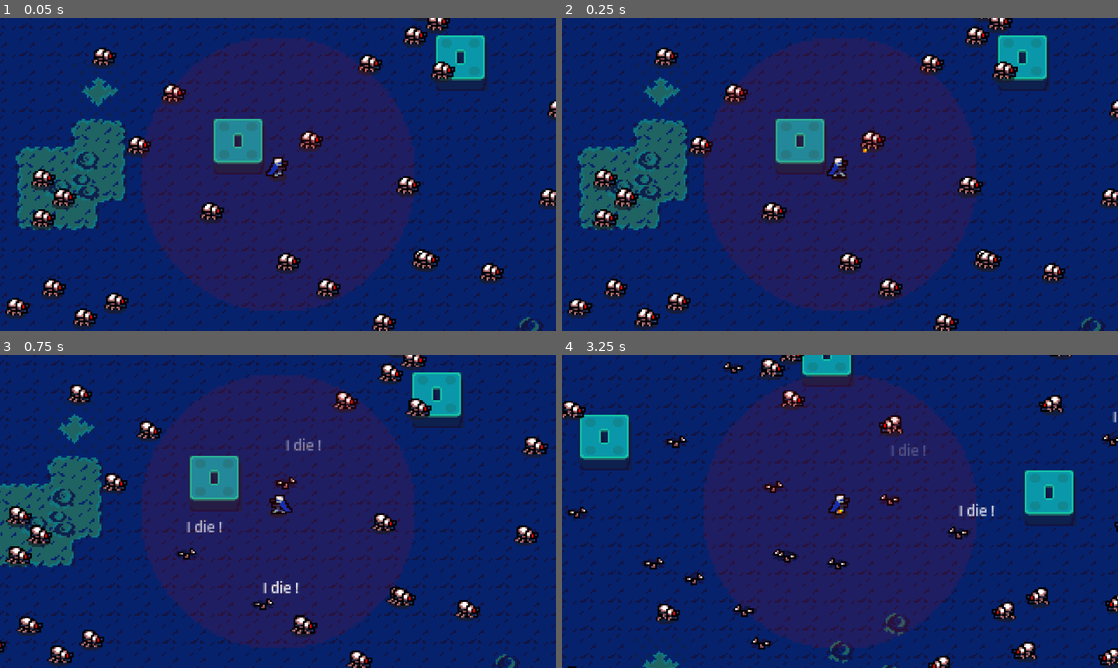
Above: before the commit, frames 1-4 (two rows, left to right).
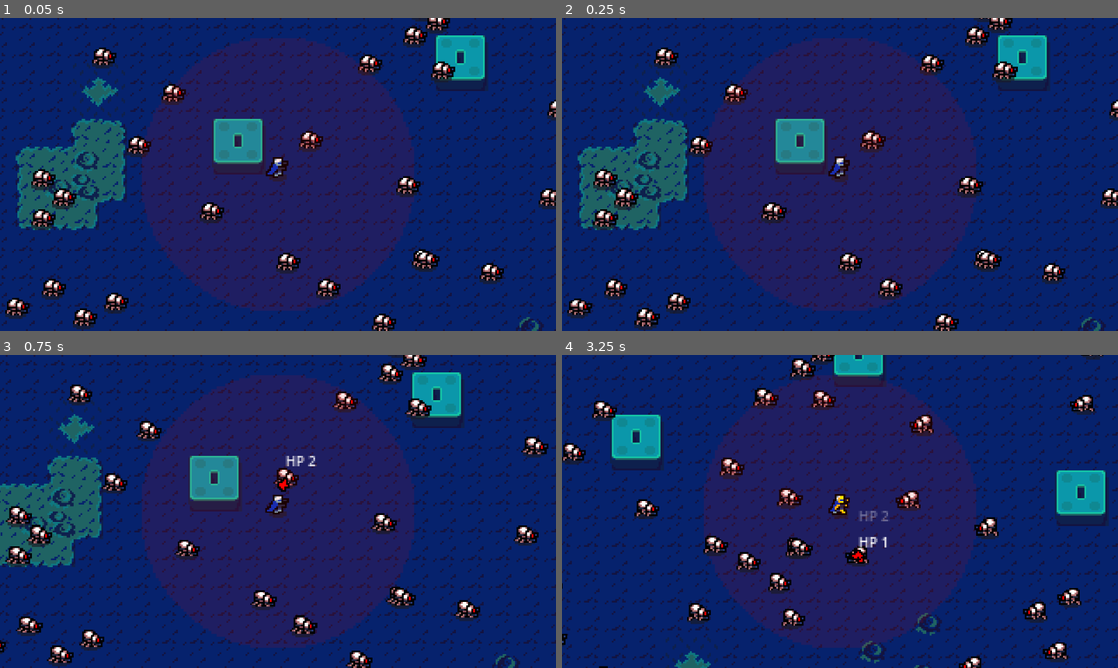
Above: after the commit, the same moments.

Repository: CmdZOD-Git/edf
Game: Godot game, scene res://main.tscn
The game is run twice, just before and just after one commit, with the same random seed, the same clock (stepped at 60 frames per second) and the same inputs.
Inputs:
- Up to frame 1 (0.05 s): no input
- Up to frame 2 (0.25 s): no input
- Up to frame 3 (0.75 s): hold D (right) from 0.53 s (still down)
- Up to frame 4 (3.25 s): release D (right) at 1.28 s; hold S (down) 1.28-2.03 s; hold D (right) 2.03-2.78 s; hold W (up) from 2.78 s (still down)

Frame 1 is identical in both runs. In frame 2, 0.1% of the frame differs, in the area x 47-55%, y 41-52%; in frame 3, 1.3%; in frame 4, 26%, in the area x 0-100%, y 0-100%.

Commit message:
hit spark implemented

Diff:
--- a/ActorStat/scarab_lv1.tres
+++ b/ActorStat/scarab_lv1.tres
@@ -6,8 +6,9 @@
 [resource]
 script = ExtResource("1_1x4xp")
 is_player = false
-terrain_collide = true
+terrain_collide = false
 can_grab = false
 speed = 10.0
-max_hitpoint = 100.0
+max_hitpoint = 3.0
+current_hitpoint = 0.0
 sprite_frame = ExtResource("2_gcg8l")
--- a/SpriteFrame/impact.tres
+++ b/SpriteFrame/impact.tres
@@ -77,6 +77,46 @@
 atlas = ExtResource("2_p4cpu")
 region = Rect2(160, 0, 32, 32)
 
+[sub_resource type="AtlasTexture" id="AtlasTexture_ib3jj"]
+atlas = ExtResource("5_4ktjh")
+region = Rect2(0, 0, 8, 8)
+
+[sub_resource type="AtlasTexture" id="AtlasTexture_j3tvs"]
+atlas = ExtResource("5_4ktjh")
+region = Rect2(8, 0, 8, 8)
+
+[sub_resource type="AtlasTexture" id="AtlasTexture_5hv3s"]
+atlas = ExtResource("5_4ktjh")
+region = Rect2(16, 0, 8, 8)
+
+[sub_resource type="AtlasTexture" id="AtlasTexture_xp2oc"]
+atlas = ExtResource("5_4ktjh")
+region = Rect2(24, 0, 8, 8)
+
+[sub_resource type="AtlasTexture" id="AtlasTexture_ohinf"]
+atlas = ExtResource("5_4ktjh")
+region = Rect2(32, 0, 8, 8)
+
+[sub_resource type="AtlasTexture" id="AtlasTexture_dd65l"]
+atlas = ExtResource("5_4ktjh")
+region = Rect2(40, 0, 8, 8)
+
+[sub_resource type="AtlasTexture" id="AtlasTexture_4w37q"]
+atlas = ExtResource("5_4ktjh")
+region = Rect2(48, 0, 8, 8)
+
+[sub_resource type="AtlasTexture" id="AtlasTexture_67o14"]
+atlas = ExtResource("5_4ktjh")
+region = Rect2(56, 0, 8, 8)
+
+[sub_resource type="AtlasTexture" id="AtlasTexture_cm3co"]
+atlas = ExtResource("5_4ktjh")
+region = Rect2(64, 0, 8, 8)
+
+[sub_resource type="AtlasTexture" id="AtlasTexture_p0hlg"]
+atlas = ExtResource("5_4ktjh")
+region = Rect2(72, 0, 8, 8)
+
 [sub_resource type="AtlasTexture" id="AtlasTexture_knuqi"]
 atlas = ExtResource("1_c52sx")
 region = Rect2(0, 0, 8, 8)
@@ -124,46 +164,6 @@
 [sub_resource type="AtlasTexture" id="AtlasTexture_fxk1o"]
 atlas = ExtResource("4_anpes")
 region = Rect2(40, 0, 8, 8)
-
-[sub_resource type="AtlasTexture" id="AtlasTexture_ib3jj"]
-atlas = ExtResource("5_4ktjh")
-region = Rect2(0, 0, 8, 8)
-
-[sub_resource type="AtlasTexture" id="AtlasTexture_j3tvs"]
-atlas = ExtResource("5_4ktjh")
-region = Rect2(8, 0, 8, 8)
-
-[sub_resource type="AtlasTexture" id="AtlasTexture_5hv3s"]
-atlas = ExtResource("5_4ktjh")
-region = Rect2(16, 0, 8, 8)
-
-[sub_resource type="AtlasTexture" id="AtlasTexture_xp2oc"]
-atlas = ExtResource("5_4ktjh")
-region = Rect2(24, 0, 8, 8)
-
-[sub_resource type="AtlasTexture" id="AtlasTexture_ohinf"]
-atlas = ExtResource("5_4ktjh")
-region = Rect2(32, 0, 8, 8)
-
-[sub_resource type="AtlasTexture" id="AtlasTexture_dd65l"]
-atlas = ExtResource("5_4ktjh")
-region = Rect2(40, 0, 8, 8)
-
-[sub_resource type="AtlasTexture" id="AtlasTexture_4w37q"]
-atlas = ExtResource("5_4ktjh")
-region = Rect2(48, 0, 8, 8)
-
-[sub_resource type="AtlasTexture" id="AtlasTexture_67o14"]
-atlas = ExtResource("5_4ktjh")
-region = Rect2(56, 0, 8, 8)
-
-[sub_resource type="AtlasTexture" id="AtlasTexture_cm3co"]
-atlas = ExtResource("5_4ktjh")
-region = Rect2(64, 0, 8, 8)
-
-[sub_resource type="AtlasTexture" id="AtlasTexture_p0hlg"]
-atlas = ExtResource("5_4ktjh")
-region = Rect2(72, 0, 8, 8)
 
 [sub_resource type="AtlasTexture" id="AtlasTexture_kpcyf"]
 atlas = ExtResource("6_wxqci")
@@ -319,6 +319,41 @@
 "loop": false,
 "name": &"big_fragment",
 "speed": 7.0
+}, {
+"frames": [{
+"duration": 1.0,
+"texture": SubResource("AtlasTexture_ib3jj")
+}, {
+"duration": 1.0,
+"texture": SubResource("AtlasTexture_j3tvs")
+}, {
+"duration": 1.0,
+"texture": SubResource("AtlasTexture_5hv3s")
+}, {
+"duration": 1.0,
+"texture": SubResource("AtlasTexture_xp2oc")
+}, {
+"duration": 1.0,
+"texture": SubResource("AtlasTexture_ohinf")
+}, {
+"duration": 1.0,
+"texture": SubResource("AtlasTexture_dd65l")
+}, {
+"duration": 1.0,
+"texture": SubResource("AtlasTexture_4w37q")
+}, {
+"duration": 1.0,
+"texture": SubResource("AtlasTexture_67o14")
+}, {
+"duration": 1.0,
+"texture": SubResource("AtlasTexture_cm3co")
+}, {
+"duration": 1.0,
+"texture": SubResource("AtlasTexture_p0hlg")
+}],
+"loop": false,
+"name": &"bullet_impact",
+"speed": 10.0
 }, {
 "frames": [{
 "duration": 1.0,
@@ -368,41 +403,6 @@
 }, {
 "frames": [{
 "duration": 1.0,
-"texture": SubResource("AtlasTexture_ib3jj")
-}, {
-"duration": 1.0,
-"texture": SubResource("AtlasTexture_j3tvs")
-}, {
-"duration": 1.0,
-"texture": SubResource("AtlasTexture_5hv3s")
-}, {
-"duration": 1.0,
-"texture": SubResource("AtlasTexture_xp2oc")
-}, {
-"duration": 1.0,
-"texture": SubResource("AtlasTexture_ohinf")
-}, {
-"duration": 1.0,
-"texture": SubResource("AtlasTexture_dd65l")
-}, {
-"duration": 1.0,
-"texture": SubResource("AtlasTexture_4w37q")
-}, {
-"duration": 1.0,
-"texture": SubResource("AtlasTexture_67o14")
-}, {
-"duration": 1.0,
-"texture": SubResource("AtlasTexture_cm3co")
-}, {
-"duration": 1.0,
-"texture": SubResource("AtlasTexture_p0hlg")
-}],
-"loop": false,
-"name": &"impact",
-"speed": 10.0
-}, {
-"frames": [{
-"duration": 1.0,
 "texture": SubResource("AtlasTexture_kpcyf")
 }, {
 "duration": 1.0,
--- a/actor.tscn
+++ b/actor.tscn
@@ -13,6 +13,7 @@
 can_grab = false
 speed = 25.0
 max_hitpoint = 10.0
+current_hitpoint = 0.0
 
 [sub_resource type="RectangleShape2D" id="RectangleShape2D_jk2l3"]
 size = Vector2(13, 7)
--- a/actor_class.gd
+++ b/actor_class.gd
@@ -1,6 +1,6 @@
 class_name Actor extends CharacterBody2D
 
-@export var actor_stat:ActorStat = ActorStat.new()
+@export var actor_stat:ActorStat
 @onready var control_manager = $ControlManager
 @onready var collision_box:CollisionShape2D = $CollisionBox
 @onready var animation_manager:AnimatedSprite2D = $AnimatedSprite2D
@@ -13,6 +13,7 @@
 signal projectile_hit(projectile)
 
 func _ready() -> void:
+	actor_stat.current_hitpoint = actor_stat.max_hitpoint
 
 	projectile_hit.connect(on_hit)
 	actor_radio.connect(on_radio)
@@ -52,7 +53,7 @@
 	# Spriteframe
 		animation_manager.sprite_frames = actor_stat.sprite_frame
 
-func _physics_process(_delta: float) -> void:
+func _process(_delta: float) -> void:
 	if not control_manager or not control_manager.direction:
 		direction = Vector2.ZERO
 	else:
@@ -63,8 +64,8 @@
 	else:
 		velocity = Vector2.ZERO
 
+	velocity = velocity
 	move_and_slide()
-	#global_position += velocity
 
 func on_radio(data) -> void:
 	match data.type:
@@ -93,7 +94,8 @@
 
 func take_damage(damage:float) -> void:
 	actor_stat.current_hitpoint -= damage
-	if actor_stat.current_hitpoint < 0:
+	print("hitto")
+	if actor_stat.current_hitpoint <= 0:
 		text_toast("I die !")
 		actor_radio.emit({"type" : "status" , "status" : "dead" })
 	else:
--- a/actor_stat.gd
+++ b/actor_stat.gd
@@ -5,10 +5,7 @@
 @export var can_grab:bool = false
 
 @export var speed:float = 25
-@export var max_hitpoint:float = 10.0
-var current_hitpoint:float
+@export var max_hitpoint:float = 10
+@export var current_hitpoint:float
 
 @export var sprite_frame:SpriteFrames = load("res://SpriteFrame/squadleader_spriteframe.tres")
-
-func _ready() -> void:
-	current_hitpoint = max_hitpoint
--- /dev/null
+++ b/doodad.gd
@@ -0,0 +1,51 @@
+class_name Doodad extends AnimatedSprite2D
+
+enum DoodadList {
+	bullet_impact,
+	hit_type_1,
+	hit_type_2,
+	big_explosion,
+	small_explosion,
+	big_fragment,
+	small_fragment,
+	smoke,
+	none = -1,
+}
+
+func _ready() -> void:
+	animation_finished.connect(on_finish)
+
+func make_random_anim(doodad:DoodadList, frame_to_pick:int) -> Doodad:
+	var animation_name:String = DoodadList.keys()[doodad]
+
+	if not sprite_frames.has_animation(animation_name):
+		animation_name = DoodadList.keys()[0]
+
+	if sprite_frames.has_animation("random"):
+		sprite_frames.clear("random")
+	else:
+		sprite_frames.add_animation("random")
+
+	sprite_frames.set_animation_loop("random", false)
+	sprite_frames.set_animation_speed("random", 10)
+
+	var base_anim_frame_count = sprite_frames.get_frame_count(animation_name)
+	var last_pick_idx:int = -1
+
+	for i in frame_to_pick:
+		var random_frame_idx = randi_range(0, base_anim_frame_count - 1)
+		if random_frame_idx == last_pick_idx and base_anim_frame_count > 1:
+			i = i - 1
+			continue
+		last_pick_idx = random_frame_idx
+		var picked_frame:Texture2D = sprite_frames.get_frame_texture( str(animation_name) , random_frame_idx )
+		sprite_frames.add_frame( "random" , picked_frame )
+
+	return self
+
+func toast(doodad:DoodadList, time_second:float, offset:Vector2, direction:Vector2, speed:float) -> void:
+	var animation_name:String = DoodadList.keys()[doodad]
+	play(animation_name)
+
+func on_finish() -> void:
+	queue_free()
--- /dev/null
+++ b/doodad.tscn
@@ -0,0 +1,9 @@
+[gd_scene load_steps=3 format=3 uid="uid://crfdotsf0sg07"]
+
+[ext_resource type="Script" path="res://doodad.gd" id="1_ugj66"]
+[ext_resource type="SpriteFrames" uid="uid://d3qspkyf4k5s" path="res://SpriteFrame/impact.tres" id="2_l883d"]
+
+[node name="AnimatedSprite2D" type="AnimatedSprite2D"]
+sprite_frames = ExtResource("2_l883d")
+animation = &"bullet_impact"
+script = ExtResource("1_ugj66")
--- a/item_class.gd
+++ b/item_class.gd
@@ -80,6 +80,11 @@
 	projectile.texture = item_resource.texture
 	projectile.current_position = global_position
 	projectile.direction = global_position.direction_to(selected_target.global_position)
+
+	projectile.impact = item_resource.impact
+	projectile.impact_random = item_resource.impact_random
+	projectile.impact_random_framecount = item_resource.impact_random_framecount
+
 	var applied_spray:float = randf_range( - item_resource.spray_degree , item_resource.spray_degree)
 	projectile.direction = projectile.direction.rotated( deg_to_rad( applied_spray ) )
 	add_child(projectile)
--- a/item_resource.gd
+++ b/item_resource.gd
@@ -20,3 +20,6 @@
 @export var draw_range:bool
 @export var piercing:int = 1
 @export var motion:Motion = Motion.fire
+@export var impact:Doodad.DoodadList
+@export var impact_random:bool = false
+@export var impact_random_framecount:int
--- a/pistol_gun_itemresource.tres
+++ b/pistol_gun_itemresource.tres
@@ -11,12 +11,15 @@
 script = ExtResource("1_sccov")
 title = "Pistol gun"
 area_size = 80.0
-cooldown_second = 0.2
+cooldown_second = 0.5
 type = 0
 texture = SubResource("AtlasTexture_67r6q")
-damage = 5.0
-speed = 10.0
+damage = 1.0
+speed = 2.0
 spray_degree = 10.0
 draw_range = true
 piercing = 1
 motion = 0
+impact = 2
+impact_random = true
+impact_random_framecount = 2
--- a/projectile_class.gd
+++ b/projectile_class.gd
@@ -14,6 +14,10 @@
 var target_layer:int #Layer index to check
 var piercing_max:int = 1
 var piercing_current:int
+
+var impact:Doodad.DoodadList
+var impact_random:bool
+var impact_random_framecount:int
 
 var item_owner:Node2D
 var shooting_item:Node2D
@@ -45,6 +49,19 @@
 	if piercing_current <= 0:
 		queue_free()
 
+	if impact >= 0:
+		var impact_doodad:Doodad = preload("res://doodad.tscn").instantiate()
+		if impact_random == true and impact_random_framecount > 0:
+			impact_doodad.make_random_anim(impact, impact_random_framecount)
+		get_tree().root.get_node("Main").add_child(impact_doodad)
+		impact_doodad.z_index = 5
+
+		impact_doodad.global_position = lerp(global_position, body.global_position, 0.75)
+		if impact_random == true and impact_random_framecount > 0:
+			impact_doodad.play("random")
+		else:
+			impact_doodad.play(Doodad.DoodadList.keys()[impact])
+
 	if OS.is_debug_build():
 		var label = Label.new()
 		label.add_theme_font_size_override("font_size", 5)
--- a/spriteframe/impact.tres
+++ b/spriteframe/impact.tres
@@ -77,6 +77,46 @@
 atlas = ExtResource("2_p4cpu")
 region = Rect2(160, 0, 32, 32)
 
+[sub_resource type="AtlasTexture" id="AtlasTexture_ib3jj"]
+atlas = ExtResource("5_4ktjh")
+region = Rect2(0, 0, 8, 8)
+
+[sub_resource type="AtlasTexture" id="AtlasTexture_j3tvs"]
+atlas = ExtResource("5_4ktjh")
+region = Rect2(8, 0, 8, 8)
+
+[sub_resource type="AtlasTexture" id="AtlasTexture_5hv3s"]
+atlas = ExtResource("5_4ktjh")
+region = Rect2(16, 0, 8, 8)
+
+[sub_resource type="AtlasTexture" id="AtlasTexture_xp2oc"]
+atlas = ExtResource("5_4ktjh")
+region = Rect2(24, 0, 8, 8)
+
+[sub_resource type="AtlasTexture" id="AtlasTexture_ohinf"]
+atlas = ExtResource("5_4ktjh")
+region = Rect2(32, 0, 8, 8)
+
+[sub_resource type="AtlasTexture" id="AtlasTexture_dd65l"]
+atlas = ExtResource("5_4ktjh")
+region = Rect2(40, 0, 8, 8)
+
+[sub_resource type="AtlasTexture" id="AtlasTexture_4w37q"]
+atlas = ExtResource("5_4ktjh")
+region = Rect2(48, 0, 8, 8)
+
+[sub_resource type="AtlasTexture" id="AtlasTexture_67o14"]
+atlas = ExtResource("5_4ktjh")
+region = Rect2(56, 0, 8, 8)
+
+[sub_resource type="AtlasTexture" id="AtlasTexture_cm3co"]
+atlas = ExtResource("5_4ktjh")
+region = Rect2(64, 0, 8, 8)
+
+[sub_resource type="AtlasTexture" id="AtlasTexture_p0hlg"]
+atlas = ExtResource("5_4ktjh")
+region = Rect2(72, 0, 8, 8)
+
 [sub_resource type="AtlasTexture" id="AtlasTexture_knuqi"]
 atlas = ExtResource("1_c52sx")
 region = Rect2(0, 0, 8, 8)
@@ -125,139 +165,100 @@
 atlas = ExtResource("4_anpes")
 region = Rect2(40, 0, 8, 8)
 
-[sub_resource type="AtlasTexture" id="AtlasTexture_ib3jj"]
-atlas = ExtResource("5_4ktjh")
+[sub_resource type="AtlasTexture" id="AtlasTexture_kpcyf"]
+atlas = ExtResource("6_wxqci")
+region = Rect2(0, 0, 24, 24)
+
+[sub_resource type="AtlasTexture" id="AtlasTexture_nha6v"]
+atlas = ExtResource("6_wxqci")
+region = Rect2(24, 0, 24, 24)
+
+[sub_resource type="AtlasTexture" id="AtlasTexture_r6o2t"]
+atlas = ExtResource("6_wxqci")
+region = Rect2(48, 0, 24, 24)
+
+[sub_resource type="AtlasTexture" id="AtlasTexture_6cqwp"]
+atlas = ExtResource("6_wxqci")
+region = Rect2(72, 0, 24, 24)
+
+[sub_resource type="AtlasTexture" id="AtlasTexture_hio4n"]
+atlas = ExtResource("6_wxqci")
+region = Rect2(96, 0, 24, 24)
+
+[sub_resource type="AtlasTexture" id="AtlasTexture_8bh3q"]
+atlas = ExtResource("6_wxqci")
+region = Rect2(120, 0, 24, 24)
+
+[sub_resource type="AtlasTexture" id="AtlasTexture_yxkx0"]
+atlas = ExtResource("6_wxqci")
+region = Rect2(144, 0, 24, 24)
+
+[sub_resource type="AtlasTexture" id="AtlasTexture_5rosx"]
+atlas = ExtResource("6_wxqci")
+region = Rect2(168, 0, 24, 24)
+
+[sub_resource type="AtlasTexture" id="AtlasTexture_7v8x0"]
+atlas = ExtResource("6_wxqci")
+region = Rect2(192, 0, 24, 24)
+
+[sub_resource type="AtlasTexture" id="AtlasTexture_s1cdy"]
+atlas = ExtResource("7_utp6q")
+region = Rect2(0, 0, 24, 24)
+
+[sub_resource type="AtlasTexture" id="AtlasTexture_x0fk1"]
+atlas = ExtResource("7_utp6q")
+region = Rect2(24, 0, 24, 24)
+
+[sub_resource type="AtlasTexture" id="AtlasTexture_b8lt5"]
+atlas = ExtResource("7_utp6q")
+region = Rect2(48, 0, 24, 24)
+
+[sub_resource type="AtlasTexture" id="AtlasTexture_6tjaf"]
+atlas = ExtResource("7_utp6q")
+region = Rect2(72, 0, 24, 24)
+
+[sub_resource type="AtlasTexture" id="AtlasTexture_n32yt"]
+atlas = ExtResource("7_utp6q")
+region = Rect2(96, 0, 24, 24)
+
+[sub_resource type="AtlasTexture" id="AtlasTexture_qm8ik"]
+atlas = ExtResource("7_utp6q")
+region = Rect2(120, 0, 24, 24)
+
+[sub_resource type="AtlasTexture" id="AtlasTexture_vq3in"]
+atlas = ExtResource("8_vd3bq")
 region = Rect2(0, 0, 8, 8)
 
-[sub_resource type="AtlasTexture" id="AtlasTexture_j3tvs"]
-atlas = ExtResource("5_4ktjh")
+[sub_resource type="AtlasTexture" id="AtlasTexture_mg1g4"]
+atlas = ExtResource("8_vd3bq")
 region = Rect2(8, 0, 8, 8)
 
-[sub_resource type="AtlasTexture" id="AtlasTexture_5hv3s"]
-atlas = ExtResource("5_4ktjh")
+[sub_resource type="AtlasTexture" id="AtlasTexture_6igp4"]
+atlas = ExtResource("8_vd3bq")
 region = Rect2(16, 0, 8, 8)
 
-[sub_resource type="AtlasTexture" id="AtlasTexture_xp2oc"]
-atlas = ExtResource("5_4ktjh")
+[sub_resource type="AtlasTexture" id="AtlasTexture_ncvms"]
+atlas = ExtResource("8_vd3bq")
 region = Rect2(24, 0, 8, 8)
 
-[sub_resource type="AtlasTexture" id="AtlasTexture_ohinf"]
-atlas = ExtResource("5_4ktjh")
+[sub_resource type="AtlasTexture" id="AtlasTexture_5016l"]
+atlas = ExtResource("8_vd3bq")
 region = Rect2(32, 0, 8, 8)
 
-[sub_resource type="AtlasTexture" id="AtlasTexture_dd65l"]
-atlas = ExtResource("5_4ktjh")
+[sub_resource type="AtlasTexture" id="AtlasTexture_vdee2"]
+atlas = ExtResource("8_vd3bq")
 region = Rect2(40, 0, 8, 8)
 
-[sub_resource type="AtlasTexture" id="AtlasTexture_4w37q"]
-atlas = ExtResource("5_4ktjh")
+[sub_resource type="AtlasTexture" id="AtlasTexture_giuy1"]
+atlas = ExtResource("8_vd3bq")
 region = Rect2(48, 0, 8, 8)
 
-[sub_resource type="AtlasTexture" id="AtlasTexture_67o14"]
-atlas = ExtResource("5_4ktjh")
+[sub_resource type="AtlasTexture" id="AtlasTexture_xlket"]
+atlas = ExtResource("8_vd3bq")
 region = Rect2(56, 0, 8, 8)
 
-[sub_resource type="AtlasTexture" id="AtlasTexture_cm3co"]
-atlas = ExtResource("5_4ktjh")
-region = Rect2(64, 0, 8, 8)
-
-[sub_resource type="AtlasTexture" id="AtlasTexture_p0hlg"]
-atlas = ExtResource("5_4ktjh")
-region = Rect2(72, 0, 8, 8)
-
-[sub_resource type="AtlasTexture" id="AtlasTexture_kpcyf"]
-atlas = ExtResource("6_wxqci")
-region = Rect2(0, 0, 24, 24)
-
-[sub_resource type="AtlasTexture" id="AtlasTexture_nha6v"]
-atlas = ExtResource("6_wxqci")
-region = Rect2(24, 0, 24, 24)
-
-[sub_resource type="AtlasTexture" id="AtlasTexture_r6o2t"]
-atlas = ExtResource("6_wxqci")
-region = Rect2(48, 0, 24, 24)
-
-[sub_resource type="AtlasTexture" id="AtlasTexture_6cqwp"]
-atlas = ExtResource("6_wxqci")
-region = Rect2(72, 0, 24, 24)
-
-[sub_resource type="AtlasTexture" id="AtlasTexture_hio4n"]
-atlas = ExtResource("6_wxqci")
-region = Rect2(96, 0, 24, 24)
-
-[sub_resource type="AtlasTexture" id="AtlasTexture_8bh3q"]
-atlas = ExtResource("6_wxqci")
-region = Rect2(120, 0, 24, 24)
-
-[sub_resource type="AtlasTexture" id="AtlasTexture_yxkx0"]
-atlas = ExtResource("6_wxqci")
-region = Rect2(144, 0, 24, 24)
-
-[sub_resource type="AtlasTexture" id="AtlasTexture_5rosx"]
-atlas = ExtResource("6_wxqci")
-region = Rect2(168, 0, 24, 24)
-
-[sub_resource type="AtlasTexture" id="AtlasTexture_7v8x0"]
-atlas = ExtResource("6_wxqci")
-region = Rect2(192, 0, 24, 24)
-
-[sub_resource type="AtlasTexture" id="AtlasTexture_s1cdy"]
-atlas = ExtResource("7_utp6q")
-region = Rect2(0, 0, 24, 24)
-
-[sub_resource type="AtlasTexture" id="AtlasTexture_x0fk1"]
-atlas = ExtResource("7_utp6q")
-region = Rect2(24, 0, 24, 24)
-
-[sub_resource type="AtlasTexture" id="AtlasTexture_b8lt5"]
-atlas = ExtResource("7_utp6q")
-region = Rect2(48, 0, 24, 24)
-
-[sub_resource type="AtlasTexture" id="AtlasTexture_6tjaf"]
-atlas = ExtResource("7_utp6q")
-region = Rect2(72, 0, 24, 24)
-
-[sub_resource type="AtlasTexture" id="AtlasTexture_n32yt"]
-atlas = ExtResource("7_utp6q")
-region = Rect2(96, 0, 24, 24)
-
-[sub_resource type="AtlasTexture" id="AtlasTexture_qm8ik"]
-atlas = ExtResource("7_utp6q")
-region = Rect2(120, 0, 24, 24)
-
-[sub_resource type="AtlasTexture" id="AtlasTexture_vq3in"]
-atlas = ExtResource("8_vd3bq")
-region = Rect2(0, 0, 8, 8)
-
-[sub_resource type="AtlasTexture" id="AtlasTexture_mg1g4"]
-atlas = ExtResource("8_vd3bq")
-region = Rect2(8, 0, 8, 8)
-
-[sub_resource type="AtlasTexture" id="AtlasTexture_6igp4"]
-atlas = ExtResource("8_vd3bq")
-region = Rect2(16, 0, 8, 8)
-
-[sub_resource type="AtlasTexture" id="AtlasTexture_ncvms"]
-atlas = ExtResource("8_vd3bq")
-region = Rect2(24, 0, 8, 8)
-
-[sub_resource type="AtlasTexture" id="AtlasTexture_5016l"]
-atlas = ExtResource("8_vd3bq")
-region = Rect2(32, 0, 8, 8)
-
-[sub_resource type="AtlasTexture" id="AtlasTexture_vdee2"]
-atlas = ExtResource("8_vd3bq")
-region = Rect2(40, 0, 8, 8)
-
-[sub_resource type="AtlasTexture" id="AtlasTexture_giuy1"]
-atlas = ExtResource("8_vd3bq")
-region = Rect2(48, 0, 8, 8)
-
-[sub_resource type="AtlasTexture" id="AtlasTexture_xlket"]
-atlas = ExtResource("8_vd3bq")
-region = Rect2(56, 0, 8, 8)
-
 [resource]
+resource_local_to_scene = true
 animations = [{
 "frames": [{
 "duration": 1.0,
@@ -319,6 +320,41 @@
 "loop": false,
 "name": &"big_fragment",
 "speed": 7.0
+}, {
+"frames": [{
+"duration": 1.0,
+"texture": SubResource("AtlasTexture_ib3jj")
+}, {
+"duration": 1.0,
+"texture": SubResource("AtlasTexture_j3tvs")
+}, {
+"duration": 1.0,
+"texture": SubResource("AtlasTexture_5hv3s")
+}, {
+"duration": 1.0,
+"texture": SubResource("AtlasTexture_xp2oc")
+}, {
+"duration": 1.0,
+"texture": SubResource("AtlasTexture_ohinf")
+}, {
+"duration": 1.0,
+"texture": SubResource("AtlasTexture_dd65l")
+}, {
+"duration": 1.0,
+"texture": SubResource("AtlasTexture_4w37q")
+}, {
+"duration": 1.0,
+"texture": SubResource("AtlasTexture_67o14")
+}, {
+"duration": 1.0,
+"texture": SubResource("AtlasTexture_cm3co")
+}, {
+"duration": 1.0,
+"texture": SubResource("AtlasTexture_p0hlg")
+}],
+"loop": false,
+"name": &"bullet_impact",
+"speed": 10.0
 }, {
 "frames": [{
 "duration": 1.0,
@@ -368,41 +404,6 @@
 }, {
 "frames": [{
 "duration": 1.0,
-"texture": SubResource("AtlasTexture_ib3jj")
-}, {
-"duration": 1.0,
-"texture": SubResource("AtlasTexture_j3tvs")
-}, {
-"duration": 1.0,
-"texture": SubResource("AtlasTexture_5hv3s")
-}, {
-"duration": 1.0,
-"texture": SubResource("AtlasTexture_xp2oc")
-}, {
-"duration": 1.0,
-"texture": SubResource("AtlasTexture_ohinf")
-}, {
-"duration": 1.0,
-"texture": SubResource("AtlasTexture_dd65l")
-}, {
-"duration": 1.0,
-"texture": SubResource("AtlasTexture_4w37q")
-}, {
-"duration": 1.0,
-"texture": SubResource("AtlasTexture_67o14")
-}, {
-"duration": 1.0,
-"texture": SubResource("AtlasTexture_cm3co")
-}, {
-"duration": 1.0,
-"texture": SubResource("AtlasTexture_p0hlg")
-}],
-"loop": false,
-"name": &"impact",
-"speed": 10.0
-}, {
-"frames": [{
-"duration": 1.0,
 "texture": SubResource("AtlasTexture_kpcyf")
 }, {
 "duration": 1.0,
--- a/test_setup.gd
+++ b/test_setup.gd
@@ -29,7 +29,7 @@
 
 	# spawn test_gun
 	var test_gun:Item = preload("res://item_template.tscn").instantiate()
-	test_gun.item_resource = load("res://pistol_gun_itemresource.tres")
+	test_gun.item_resource = load("res://pistol_gun_itemresource.tres").duplicate()
 	player.item_manager.add_child(test_gun)
 
 	# spawn enemies
Not shown: 4 places in Obsolete/player_actor_template.tscn that only renumber resources
Not shown, changed: todo.md
